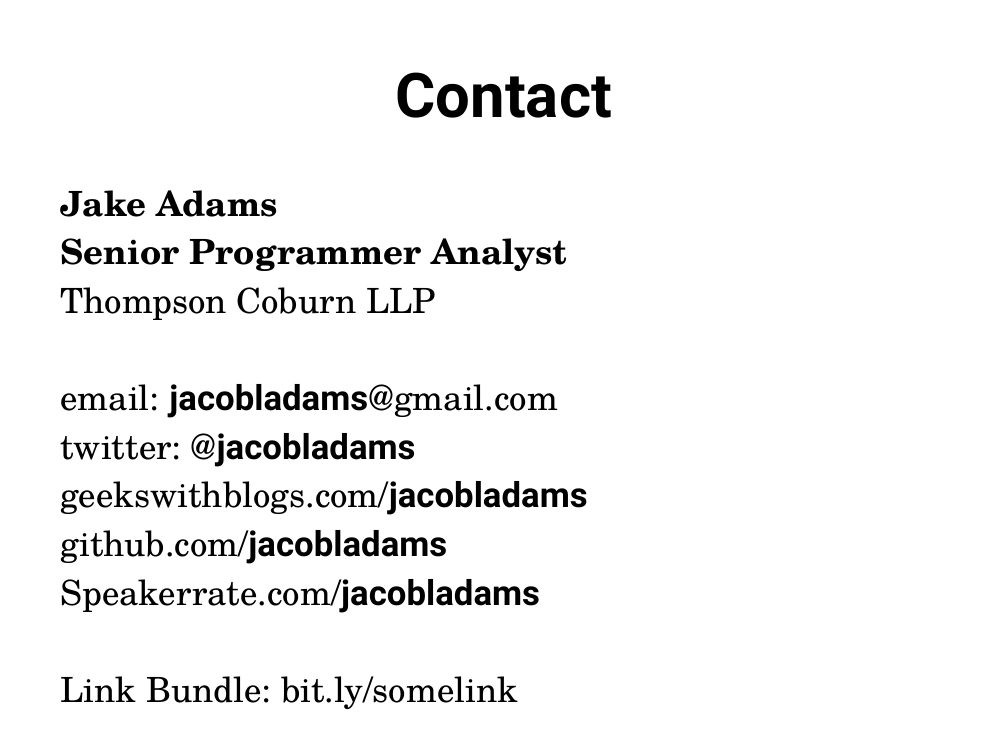
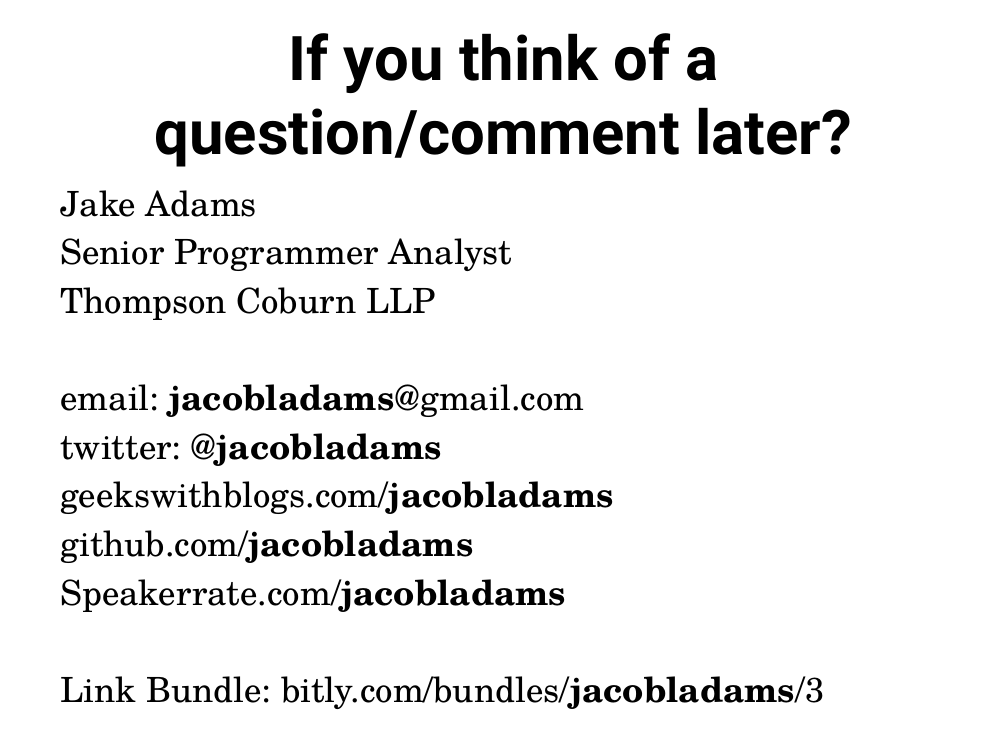
Before and after one commit to jacobladams/presentations, a slide deck: slide 57 of less-and-sass/Write LESS CSS and make it SASSier.pptx (slide 48 before the commit). Drawn at 1008x756 pixels with LibreOffice and Linux fonts; fonts in the diff are those of the drawing. Boxes give left, top, right and bottom in pixels: in the first picture for what was removed or moved away, otherwise in the second. Text is boxed around its words. In the diff, an @@ line names an element or a change of style, - is before the commit and + after.

```diff
--- a/less-and-sass/Write LESS CSS and make it SASSier.pptx
+++ b/less-and-sass/Write LESS CSS and make it SASSier.pptx
@@ title at box(155, 33, 852, 167): text changed @@
-Contact
+If you think of a question/comment later?
@@ text at box(60, 190, 614, 612): bold off in "Jake Adams", "Senior Programmer Analyst"; font Roboto to TeX Gyre Schola in "jacobladams@gmail.com", "@jacobladams", "geekswithblogs.com/jacobladams", "github.com/jacobladams" and 1 more places @@
@@ text at box(60, 676, 824, 709): text changed @@
-Link Bundle: bit.ly/somelink
+Link Bundle: bitly.com/bundles/jacobladams/3
```
Also in this commit, not shown: 12 other slides changed, 13 slides added, 4 slides removed.
